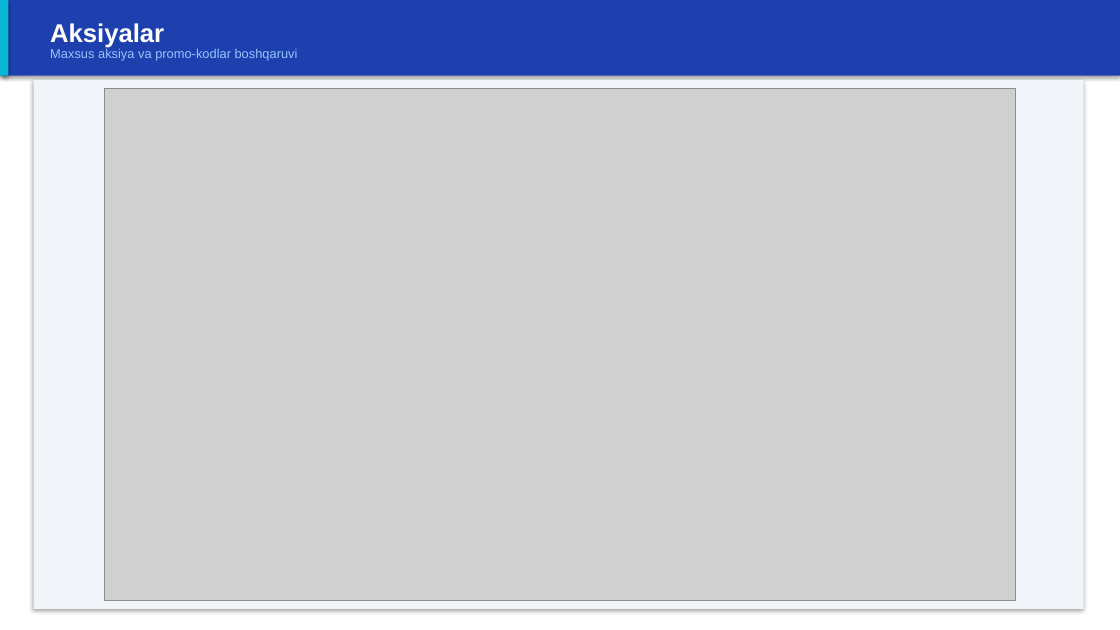
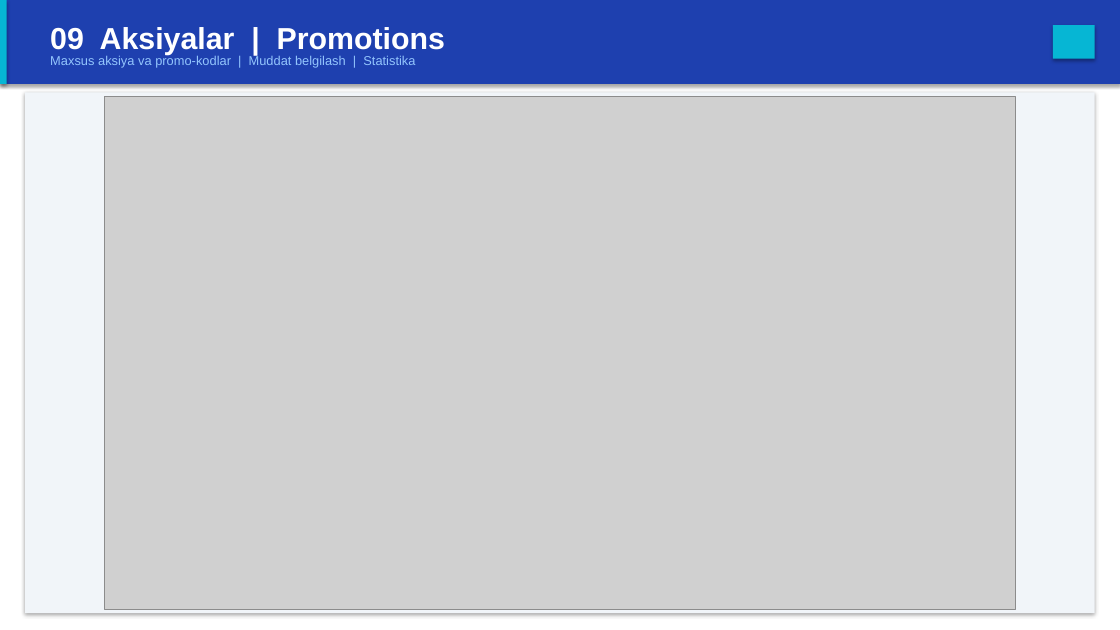
Before and after one commit to AI-automatization/Pos-cosmetics, a slide deck: slide 17 of docs/RAOS_Admin_Panel_Guide.pptx (slide 31 before the commit). Drawn at 1120x630 pixels with LibreOffice and Linux fonts; fonts in the diff are those of the drawing; grey boxes stand for pictures. Boxes give left, top, right and bottom in pixels: in the first picture for what was removed or moved away, otherwise in the second. Text is boxed around its words. In the diff, an @@ line names an element or a change of style, - is before the commit and + after.

```diff
--- a/docs/RAOS_Admin_Panel_Guide.pptx
+++ b/docs/RAOS_Admin_Panel_Guide.pptx
@@ rectangle: place and size @@
-rectangle at (0, 0, 1120, 76)
+rectangle at (0, 0, 1120, 84)
@@ rectangle: place and size @@
-rectangle at (0, 0, 8, 76)
+rectangle at (0, 0, 7, 84)
@@ text at (50, 27, 445, 55): text changed; size 22 to 26 pt @@
-Aksiyalar
+09 Aksiyalar | Promotions
@@ rectangle added at (1053, 25, 1095, 59), fill #06B6D4 @@
@@ text at (50, 55, 415, 68): text changed @@
-Maxsus aksiya va promo-kodlar boshqaruvi
+Maxsus aksiya va promo-kodlar | Muddat belgilash | Statistika
@@ rectangle: place and size @@
-rectangle at (34, 80, 1084, 609)
+rectangle at (25, 92, 1095, 613)
@@ picture: place and size @@
-picture at (104, 88, 1015, 601)
+picture at (104, 97, 1015, 609)
```
Also in this commit, not shown: 13 other slides changed, 13 slides added, 25 slides removed, 44 other files.
